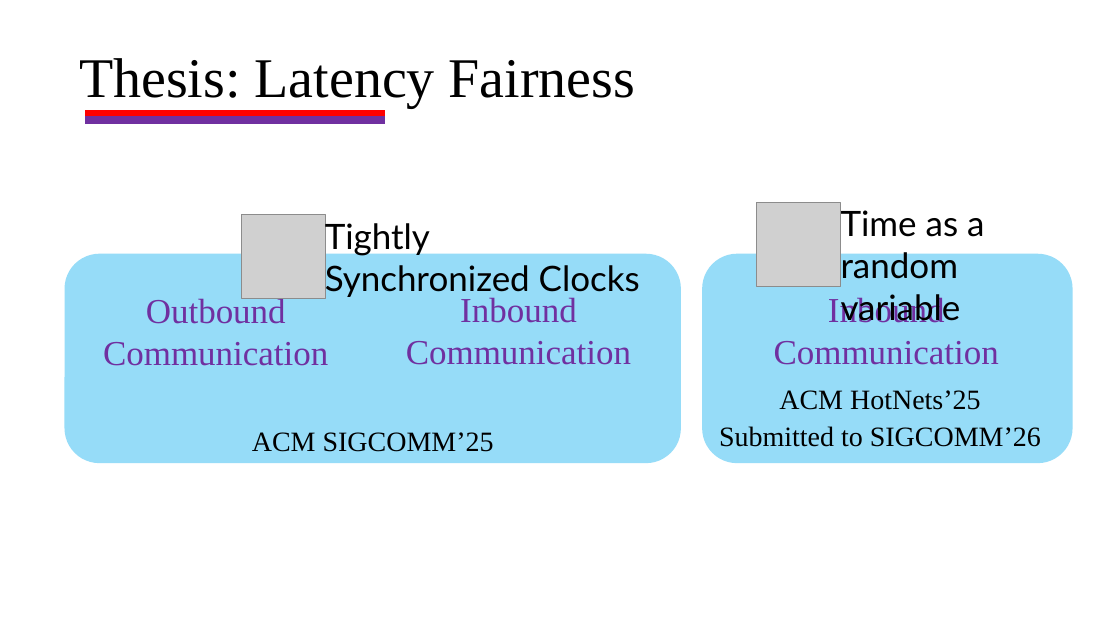
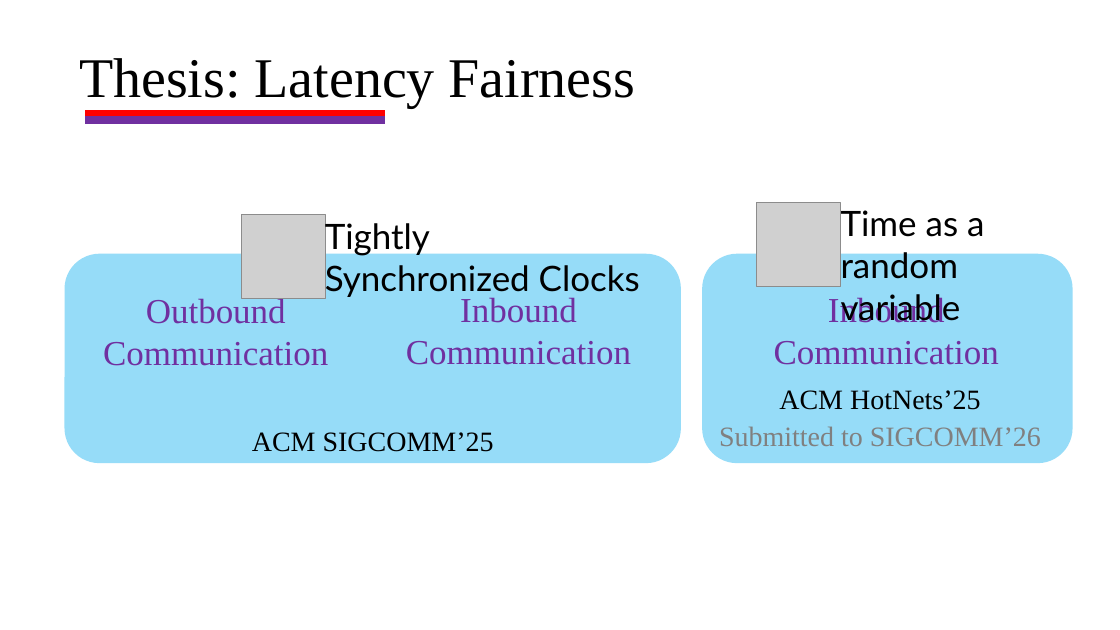
Before and after one commit to HaseebLUMS/Onyx-Presentation, a slide deck: slide 20 of thesis-latency-fairness.pptx. Drawn at 1120x630 pixels with LibreOffice and Linux fonts; fonts in the diff are those of the drawing; grey boxes stand for pictures. Boxes give left, top, right and bottom in pixels: in the first picture for what was removed or moved away, otherwise in the second. Text is boxed around its words. In the diff, an @@ line names an element or a change of style, - is before the commit and + after.

Commit message:
update presentation

```diff
--- a/thesis-latency-fairness.pptx
+++ b/thesis-latency-fairness.pptx
@@ text "Submitted to SIGCOMM’26" at (719,426,1041,446): text colour #000000 to #808080 @@
```
Also in this commit, not shown: 2 other slides changed.
